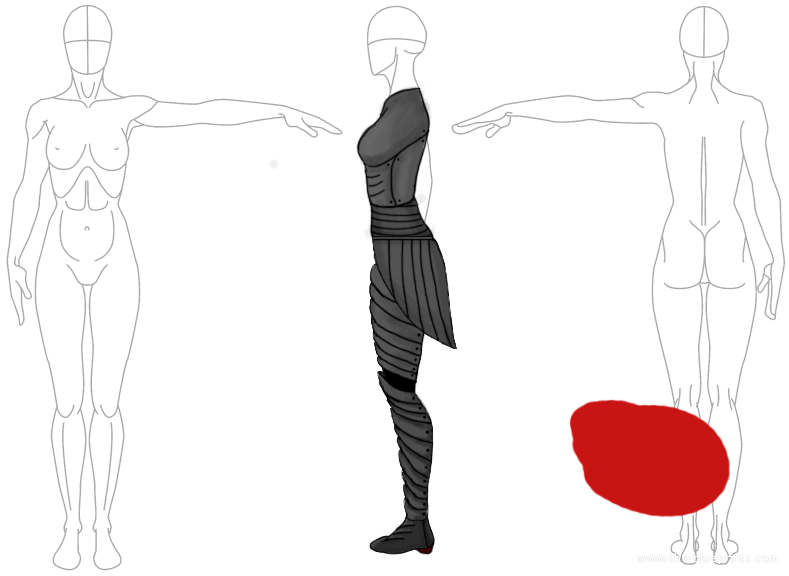
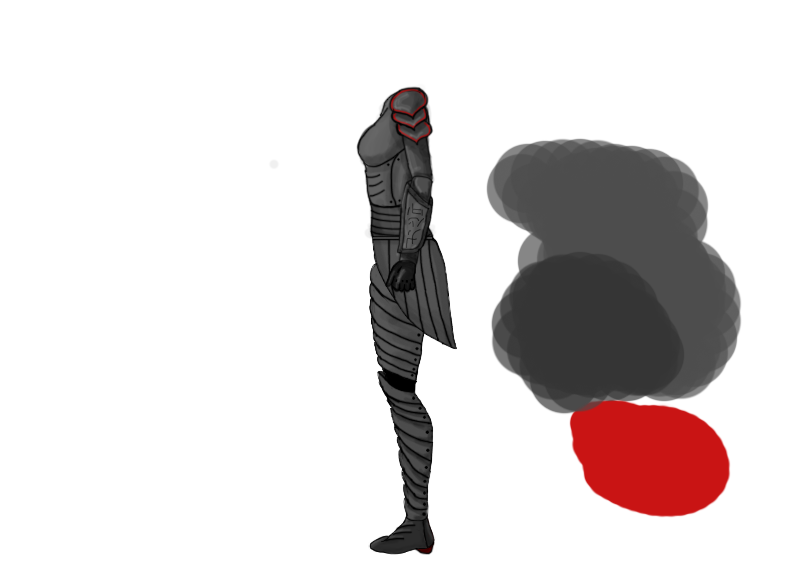
Layered file, before and after one edit (789 x 576). Changes by layer:
added layer "Front hand" above "Front lower arm" over [385, 259, 417, 294]
added layer "Front lower arm" above "Front Upper Arm" over [395, 173, 434, 269]
added layer "Front Upper Arm" above "Pelvis Gray" over [387, 86, 435, 187]
painted on "Upper Chest 3" over [363, 94, 433, 241]
painted on "Layer 5" over [486, 137, 743, 415]
hid "Background copy" over [6, 4, 786, 571]
